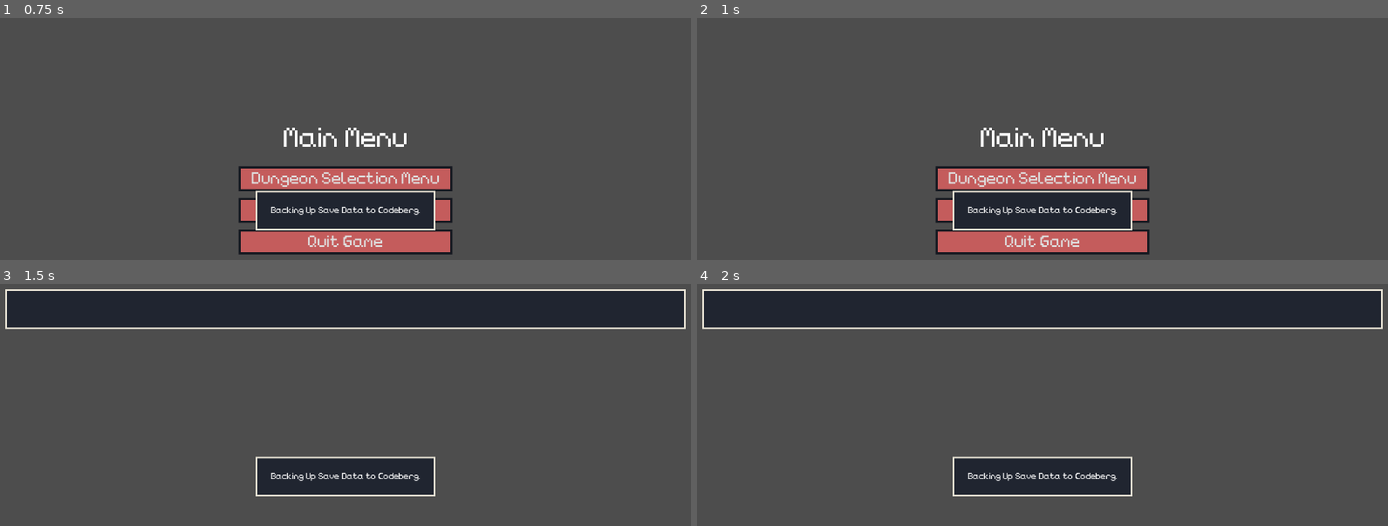
Above: before the commit, frames 1-4 (two rows, left to right).
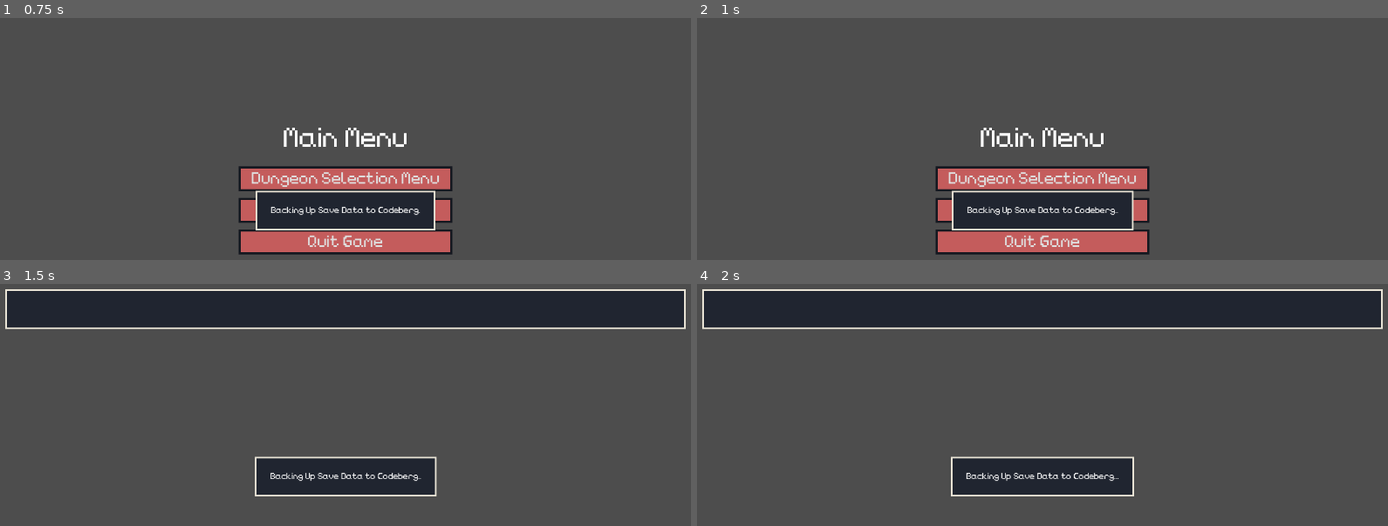
Above: after the commit, the same moments.

Repository: TheHumanMRP/RPG-Life-Tracker
Game: Godot game, scene res://Folders/Systems/Main/Scenes/main_scene.tscn
Two runs of this game, one before a commit and one after it. Both use one fixed random seed, a clock stepped at 60 frames per second and the inputs below. The engine's default icon, where the game draws it, is replaced by a stand-in: a white triangle on a blue panel in a dark square.
Inputs:
- Up to frame 1 (0.75 s): click "Task Manager" at 0.5 s
- Up to frame 2 (1 s): no input
- Up to frame 3 (1.5 s): click "Dungeon Selection Menu" at 1.25 s
- Up to frame 4 (2 s): no input

Frame 1 is identical in both runs. In frame 2, 0.4% of the frame differs, in the area x 36-64%, y 71-88%; in frame 3, 0.4%; in frame 4, 0.5%.
Error before the commit: Invalid assignment of property or key 'text' with value of type 'String' on a base object of type 'Nil'. (res://Folders/Systems/SaveManager/Online_backup/backi…

Commit message:
Auto commit at 2026-11-02 22:53:00

Diff:
--- a/Folders/Systems/SaveManager/Online_backup/backing_up_online_data_loading_scene.tscn
+++ b/Folders/Systems/SaveManager/Online_backup/backing_up_online_data_loading_scene.tscn
@@ -3,7 +3,7 @@
 [ext_resource type="Theme" uid="uid://deuleb40h735d" path="res://Folders/Assets/UI_Theme/rpg-life-tracker-ui-theme.tres" id="1_kiaxj"]
 [ext_resource type="Script" uid="uid://chsrimu16l6hk" path="res://Folders/Systems/SaveManager/Online_backup/backing_up_online_data_loading_scene.gd" id="2_kdk66"]
 
-[node name="BackingUpOnlineDataLoadingScene" type="PanelContainer" unique_id=949477069]
+[node name="BackingUpOnlineDataLoadingScene" type="PanelContainer" unique_id=949477069 node_paths=PackedStringArray("loading_label")]
 anchors_preset = 8
 anchor_left = 0.5
 anchor_top = 0.5
@@ -17,6 +17,7 @@
 grow_vertical = 2
 theme = ExtResource("1_kiaxj")
 script = ExtResource("2_kdk66")
+loading_label = NodePath("MarginContainer/Loading_Label")
 
 [node name="MarginContainer" type="MarginContainer" parent="." unique_id=393729753]
 layout_mode = 2
